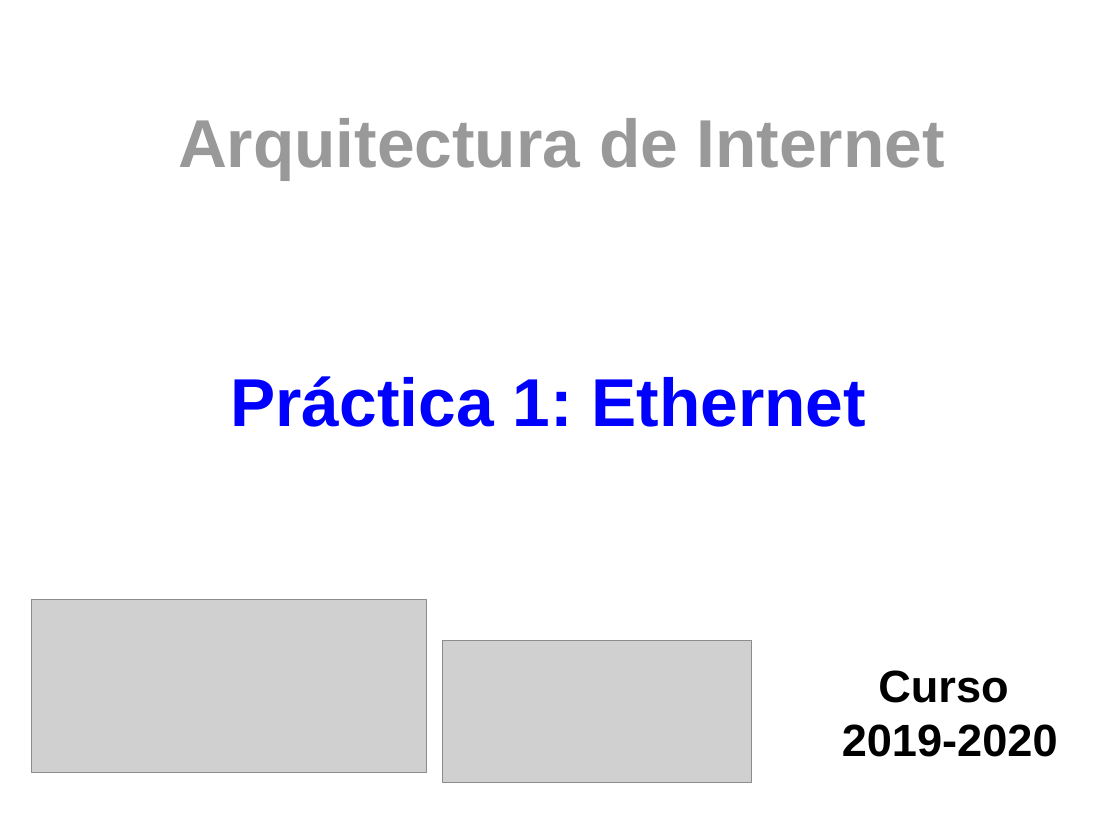
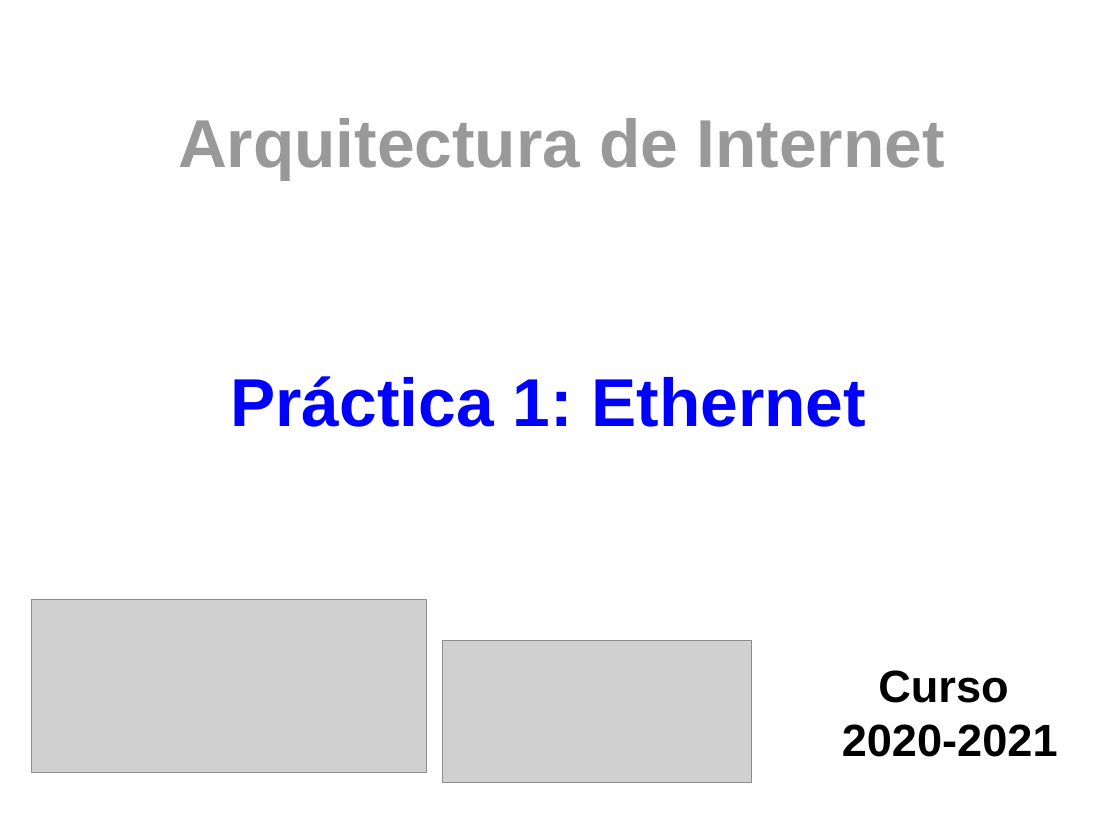
Before and after one commit to Obijuan/URJC-Gsyc-2018-Arquitectura-Internet, a slide deck: slide 1 of wiki/p1-ethernet/Portada/Portada.odp. Drawn at 1120x840 pixels with LibreOffice and Linux fonts; fonts in the diff are those of the drawing; grey boxes stand for pictures. Boxes give left, top, right and bottom in pixels: in the first picture for what was removed or moved away, otherwise in the second. Text is boxed around its words. In the diff, an @@ line names an element or a change of style, - is before the commit and + after.

Commit message:
P1: Portada actualizada al curso 2020-2021

```diff
--- a/wiki/p1-ethernet/Portada/Portada.odp
+++ b/wiki/p1-ethernet/Portada/Portada.odp
@@ title at <box>842,670,1058,757</box>: text changed @@
-Curso
-2019-2020
+Curso
+2020-2021
```
Also in this commit, not shown: 1 other file.
